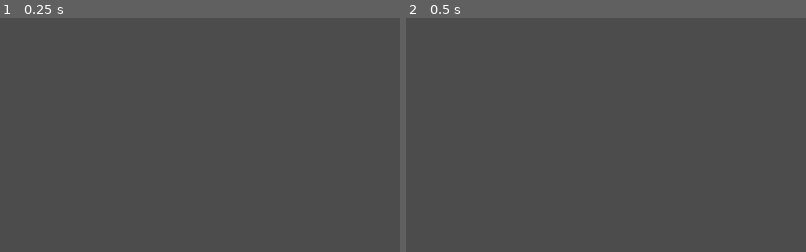
Above: before the commit, frames 1-2 (left to right).
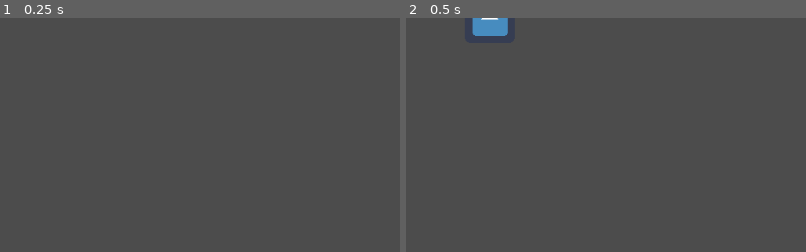
Above: after the commit, the same moments.

Repository: theSledgeHammerAlphabetConspiracy/gatortaser3.5
Game: Godot game, scene res://tazerproj.tscn
Two runs of this game, one before a commit and one after it. Both use one fixed random seed, a clock stepped at 60 frames per second and the inputs below. This scene is started directly instead of the project's main scene. The engine's default icon, where the game draws it, is replaced by a stand-in: a white triangle on a blue panel in a dark square.
Inputs:
- Up to frame 1 (0.25 s): no input
- Up to frame 2 (0.5 s): no input
The pictures show only the part of the screen within x 48-98%, y 0-50%; the shares and areas given below are measured in that part.

Frame 1 is identical in both runs. In frame 2, 0.7% of the frame differs, in the area x 16-26%, y 0-8%.
Error after the commit: Invalid call. Nonexistent function 'get_global_position' in base 'Nil'. (res://scripts/tazerproj.gd:18)

Commit message:
3/18 playable demo

Diff:
--- a/enemy1.tscn
+++ b/enemy1.tscn
@@ -21,6 +21,18 @@
 "update": 0,
 "values": [ Color( 1, 1, 1, 1 ) ]
 }
+tracks/1/type = "value"
+tracks/1/path = NodePath("vulnBox/CollisionShape2D:disabled")
+tracks/1/interp = 1
+tracks/1/loop_wrap = true
+tracks/1/imported = false
+tracks/1/enabled = true
+tracks/1/keys = {
+"times": PoolRealArray( 0 ),
+"transitions": PoolRealArray( 1 ),
+"update": 1,
+"values": [ false ]
+}
 
 [sub_resource type="Animation" id=3]
 resource_name = "shockOff"
@@ -35,6 +47,18 @@
 "transitions": PoolRealArray( 1 ),
 "update": 0,
 "values": [ Color( 1, 1, 1, 1 ) ]
+}
+tracks/1/type = "value"
+tracks/1/path = NodePath("vulnBox/CollisionShape2D:disabled")
+tracks/1/interp = 1
+tracks/1/loop_wrap = true
+tracks/1/imported = false
+tracks/1/enabled = true
+tracks/1/keys = {
+"times": PoolRealArray( 0 ),
+"transitions": PoolRealArray( 1 ),
+"update": 1,
+"values": [ false ]
 }
 
 [sub_resource type="Animation" id=4]
@@ -52,6 +76,21 @@
 "update": 1,
 "values": [ Color( 1, 1, 1, 1 ), Color( 1, 1, 0, 1 ), Color( 1, 1, 1, 1 ), Color( 1, 1, 0, 1 ), Color( 1, 1, 1, 1 ), Color( 1, 1, 0, 1 ) ]
 }
+tracks/1/type = "value"
+tracks/1/path = NodePath("vulnBox/CollisionShape2D:disabled")
+tracks/1/interp = 1
+tracks/1/loop_wrap = true
+tracks/1/imported = false
+tracks/1/enabled = true
+tracks/1/keys = {
+"times": PoolRealArray( 0 ),
+"transitions": PoolRealArray( 1 ),
+"update": 1,
+"values": [ true ]
+}
+
+[sub_resource type="RectangleShape2D" id=5]
+extents = Vector2( 20, 20 )
 
 [node name="Node2D" type="StaticBody2D" groups=["enemy"]]
 collision_layer = 3
@@ -79,6 +118,13 @@
 normal = ExtResource( 3 )
 action = "check"
 
+[node name="vulnBox" type="Area2D" parent="."]
+collision_layer = 16
+collision_mask = 0
+
+[node name="CollisionShape2D" type="CollisionShape2D" parent="vulnBox"]
+shape = SubResource( 5 )
+
 [connection signal="screen_entered" from="VisibilityNotifier2D" to="." method="_on_VisibilityNotifier2D_screen_entered"]
 [connection signal="screen_exited" from="VisibilityNotifier2D" to="." method="_on_VisibilityNotifier2D_screen_exited"]
 [connection signal="pressed" from="TouchScreenButton" to="." method="_on_TouchScreenButton_pressed"]
--- /dev/null
+++ b/objects/lightning.tscn
@@ -0,0 +1,58 @@
+[gd_scene load_steps=8 format=2]
+
+[ext_resource path="res://good assets/spark_06_rotated.png" type="Texture" id=1]
+[ext_resource path="res://good assets/spark_01.png" type="Texture" id=2]
+[ext_resource path="res://scripts/lightning.gd" type="Script" id=3]
+
+[sub_resource type="Shader" id=1]
+code = "shader_type canvas_item;
+
+void fragment() {
+	vec2 uv = vec2(UV.x - sin(TIME*80.0)*.1, UV.y - sin(TIME*50.0) * 0.01);
+	//vec2 uv = vec2(UV.x,UV.y);
+	COLOR = texture(TEXTURE, uv);
+}"
+
+[sub_resource type="ShaderMaterial" id=2]
+shader = SubResource( 1 )
+
+[sub_resource type="Shader" id=3]
+code = "shader_type canvas_item;
+
+void vertex(){
+	VERTEX.y += sin(TIME * 80.0) *200.0 * (UV.x - 1.0);
+}"
+
+[sub_resource type="ShaderMaterial" id=4]
+shader = SubResource( 3 )
+
+[node name="RayCast2D" type="RayCast2D"]
+script = ExtResource( 3 )
+
+[node name="Line2D" type="Line2D" parent="."]
+modulate = Color( 0.996078, 0.945098, 0.505882, 1 )
+material = SubResource( 2 )
+points = PoolVector2Array( 0, 0, 150, 0 )
+width = 200.0
+default_color = Color( 1, 1, 1, 1 )
+texture = ExtResource( 1 )
+texture_mode = 1
+
+[node name="end" type="Node2D" parent="."]
+visible = false
+modulate = Color( 0.501961, 0.439216, 0.14902, 1 )
+
+[node name="Sprite" type="Sprite" parent="end"]
+material = SubResource( 4 )
+position = Vector2( 160, 0 )
+scale = Vector2( 0.1, 0.1 )
+texture = ExtResource( 2 )
+flip_h = true
+flip_v = true
+
+[node name="Sprite2" type="Sprite" parent="end"]
+material = SubResource( 4 )
+position = Vector2( 160, 5 )
+scale = Vector2( 0.1, 0.1 )
+texture = ExtResource( 2 )
+flip_h = true
--- a/objects/player witha a touchscreen.tscn
+++ b/objects/player witha a touchscreen.tscn
@@ -1,7 +1,8 @@
-[gd_scene load_steps=5 format=2]
+[gd_scene load_steps=6 format=2]
 
 [ext_resource path="res://scripts/player witha a touchscreen.gd" type="Script" id=1]
 [ext_resource path="res://shit assets/11242.png" type="Texture" id=2]
+[ext_resource path="res://objects/lightning.tscn" type="PackedScene" id=3]
 
 [sub_resource type="RectangleShape2D" id=4]
 
@@ -27,5 +28,7 @@
 [node name="CollisionShape2D" type="CollisionShape2D" parent="lockOn"]
 shape = SubResource( 7 )
 
-[connection signal="body_entered" from="lockOn" to="." method="_on_lockOn_body_entered"]
-[connection signal="body_exited" from="lockOn" to="." method="_on_lockOn_body_exited"]
+[node name="shock1" parent="." instance=ExtResource( 3 )]
+
+[node name="shock2" parent="." instance=ExtResource( 3 )]
+modulate = Color( 0.901961, 0.376471, 0.376471, 1 )
--- /dev/null
+++ b/scripts/donor.gd
@@ -0,0 +1,89 @@
+extends KinematicBody2D
+
+
+const SPEED: float = 4.0 #1.024 reso / new reso of 256 = 4
+const JUMP_VELOCITY = -400.0
+
+var tazertarget: Array = []
+var POTtazertarget: Array = []
+
+var proj1 = preload('res://tazerproj.tscn')
+
+func _physics_process(delta):
+
+	if tazertarget.size() <= 0:
+		$shock.on = false
+	else:
+		for i in tazertarget.size():
+			#cool lazer code
+			$shock.look_at(tazertarget[i].get_global_position())
+			$shock.on = true
+			#$shock.col_point = tazertarget[i].get_global_position()#doesnt work
+			$shock.distance = get_global_position().distance_to(tazertarget[i].get_global_position())
+			#$shock.col_point =tazertarget[i].get_position()-get_global_position()
+			#draw_line(Vector2.ZERO,tazertarget[i].get_position()-get_global_position(),Color.darkgoldenrod,3.0)
+			tazertarget[i].shock()
+
+
+	var velocity = Vector2(0,0)
+
+	var direction = Vector2(Input.get_axis("ui_left", "ui_right"),Input.get_axis("ui_up", "ui_down"))
+
+	if direction:
+		velocity = direction * SPEED
+	else:
+		velocity = Vector2(1,0) * .4
+
+	var col = move_and_collide(velocity)
+	if col:
+		if col.get_collider().is_in_group("enemy"):
+			die()
+
+	if Input.is_action_just_pressed("shoot"):
+		shmupbutton()
+
+func shoottaser(target):
+	var tazerproj = proj1.instance()
+	tazerproj.target = target.get_global_position()
+	#tazerproj.look_at(target.get_global_position())
+	tazerproj.user = self
+	tazerproj.set_global_position(get_global_position())
+	#tazerproj.speed = rand_range(1.2,2.4)
+	get_parent().add_child(tazerproj)
+	#print('character'+str(get_global_position()))
+
+
+func attach(body):
+	tazertarget.append(body)
+	POTtazertarget.erase(body)
+
+
+func die():
+	queue_free()
+
+
+func _on_lockOn_body_entered(body):
+	POTtazertarget.push_front(body)
+
+
+func _on_lockOn_body_exited(body):
+	POTtazertarget.erase(body)
+	if body in tazertarget:
+		tazertarget.erase(body)
+
+		body.set_modulate(Color(1,1,1,1))
+		body.get_node('AnimationPlayer').play('shockOff')
+		body.shockon = false
+func shmupbutton():
+	if POTtazertarget.size() > 0:
+	#print(POTtazertarget)
+		if tazertarget.size() == 0:
+			#####this is the projectile script
+			tazertarget.append(POTtazertarget[0])
+			POTtazertarget.erase(POTtazertarget[0])
+		elif tazertarget.size() == 1:
+			tazertarget.append(POTtazertarget[0])
+			POTtazertarget.erase(POTtazertarget[0])
+	#if $lockOn.get_overlapping_bodies().size() >= 1:
+		#tazertarget.append($lockOn.get_overlapping_bodies()[])
+		#print($lockOn.get_overlapping_bodies())
--- /dev/null
+++ b/scripts/lightning.gd
@@ -0,0 +1,30 @@
+extends RayCast2D
+
+
+onready var line = $Line2D
+onready var end = $end
+
+var max_distance = 15000
+
+
+var distance: float = 0.0
+
+var col_point:Vector2= Vector2(0,0)
+var on: bool = false
+
+# Called when the node enters the scene tree for the first time.
+func _ready():
+	cast_to = Vector2(max_distance,0)
+
+
+func _physics_process(delta):
+	#if is_colliding():
+	if on == true:
+		line.show()
+		#end.show()
+		#var col_point = to_local(get_collision_point())
+		line.points[1].x = distance
+		#end.position = col_point
+	else:
+		end.hide()
+		line.hide()
--- a/scripts/player witha a touchscreen.gd
+++ b/scripts/player witha a touchscreen.gd
@@ -14,29 +14,37 @@
 var target2 = null
 
 func _physics_process(delta):
-#	print(tazertarget)
-#	if tazertarget.size() > 0:
-#
-#		for i in tazertarget.size():
-#			if tazertarget[i].life >= 1:
-#				#cool lazer code
-#				tazertarget[i].shock()
-#			else:
-#				tazertarget[i].die()
-#				tazertarget.remove(i)
 	if target1 != null:
-		if target1.life >= 1:
-				#cool lazer code
-			target1.shock()
+		if get_global_position().distance_to(target1.get_global_position()) <= 222:
+			if target1.life >= 1:
+				$shock1.look_at(target1.get_global_position())
+				$shock1.on = true
+				$shock1.distance = get_global_position().distance_to(target1.get_global_position())
+				target1.shock()
+			else:
+				$shock1.on = false
+				target1.die()
+				target1 = null
 		else:
-			target1.die()
+			$shock1.on = false
+			target1.get_node('AnimationPlayer').play('shockOff')
+			target1.shockon = false
 			target1 = null
 	if target2 != null:
-		if target2.life >= 1:
-				#cool lazer code
-			target2.shock()
+		if get_global_position().distance_to(target2.get_global_position()) <= 222:
+			if target2.life >= 1:
+				$shock2.look_at(target2.get_global_position())
+				$shock2.on = true
+				$shock2.distance = get_global_position().distance_to(target2.get_global_position())
+				target2.shock()
+			else:
+				$shock2.on = false
+				target2.die()
+				target2 = null
 		else:
-			target2.die()
+			$shock2.on = false
+			target2.get_node('AnimationPlayer').play('shockOff')
+			target2.shockon = false
 			target2 = null
 
 
@@ -62,6 +70,7 @@
 		shoottaser(touchtarget,1)
 	elif target2 == null:
 		shoottaser(touchtarget,2)
+
 func shoottaser(target,num):
 	var tazerproj = proj1.instance()
 	tazerproj.num = num
--- a/scripts/tazerproj.gd
+++ b/scripts/tazerproj.gd
@@ -2,7 +2,7 @@
 
 var target:Vector2= Vector2(0,0)
 var user
-var distance = 30
+var distance = 12
 var num = 0
 # Called when the node enters the scene tree for the first time.
 func _ready():
@@ -15,15 +15,24 @@
 	move_local_x(20)
 	distance -= 1
 	if distance <= 0:
+		print(user.get_global_position().distance_to(get_global_position()))
 		queue_free()
 
 
 
 
+#
+#func _on_Node2D_body_entered(body):
+#	if not body.owner.is_in_group('enemy'):
+#		return
+#	else:
+#		user.attach(body.owner,num)
+#		queue_free()
 
-func _on_Node2D_body_entered(body):
-	if not body.is_in_group('enemy'):
+
+func _on_Node2D_area_entered(area):
+	if not area.owner.is_in_group('enemy'):
 		return
 	else:
-		user.attach(body,num)
+		user.attach(area.owner,num)
 		queue_free()
--- a/tazerproj.tscn
+++ b/tazerproj.tscn
@@ -6,8 +6,8 @@
 [sub_resource type="RectangleShape2D" id=1]
 
 [node name="Node2D" type="Area2D"]
-collision_layer = 2
-collision_mask = 2
+collision_layer = 0
+collision_mask = 16
 script = ExtResource( 1 )
 
 [node name="CollisionShape2D" type="CollisionShape2D" parent="."]
@@ -17,4 +17,4 @@
 z_index = 2
 texture = ExtResource( 2 )
 
-[connection signal="body_entered" from="." to="." method="_on_Node2D_body_entered"]
+[connection signal="area_entered" from="." to="." method="_on_Node2D_area_entered"]
Not shown: 1 places in enemy1.tscn that only renumber resources
Binary file added: good assets/spark_01.png
Not shown, added: good assets/spark_01.png.import
Binary file added: good assets/spark_06_rotated.png
Not shown, added: good assets/spark_06_rotated.png.import
